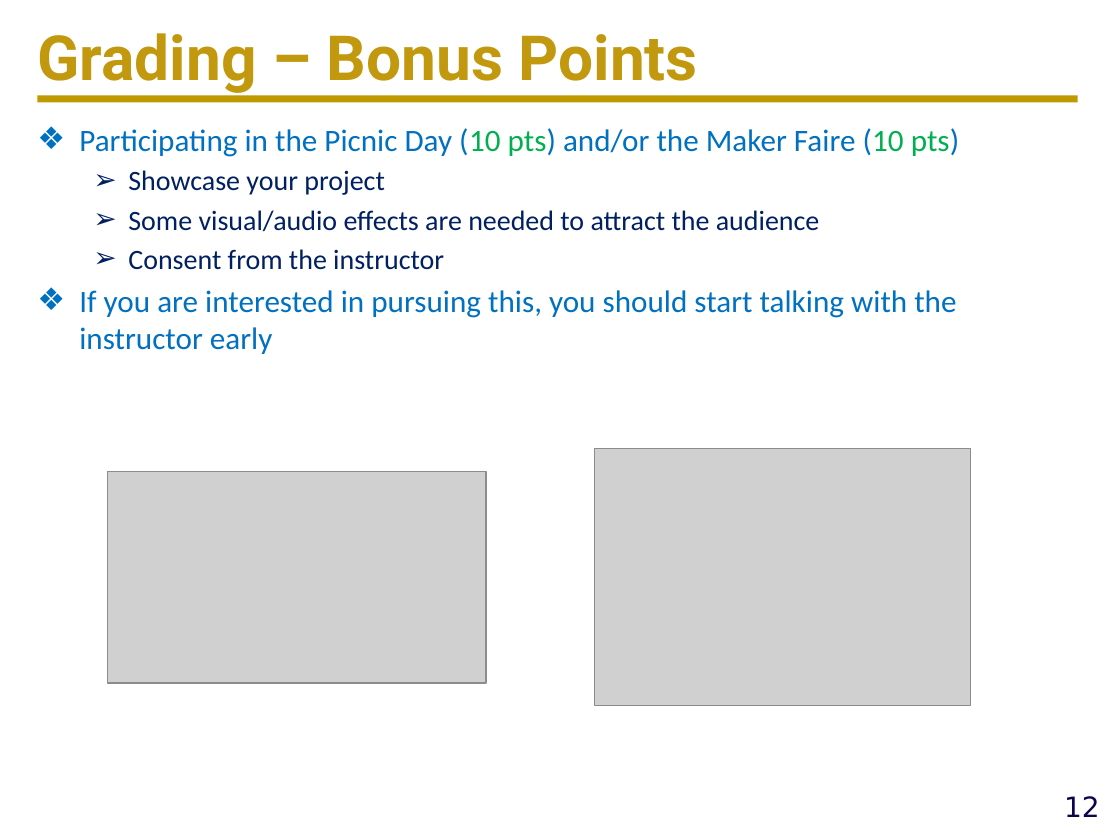
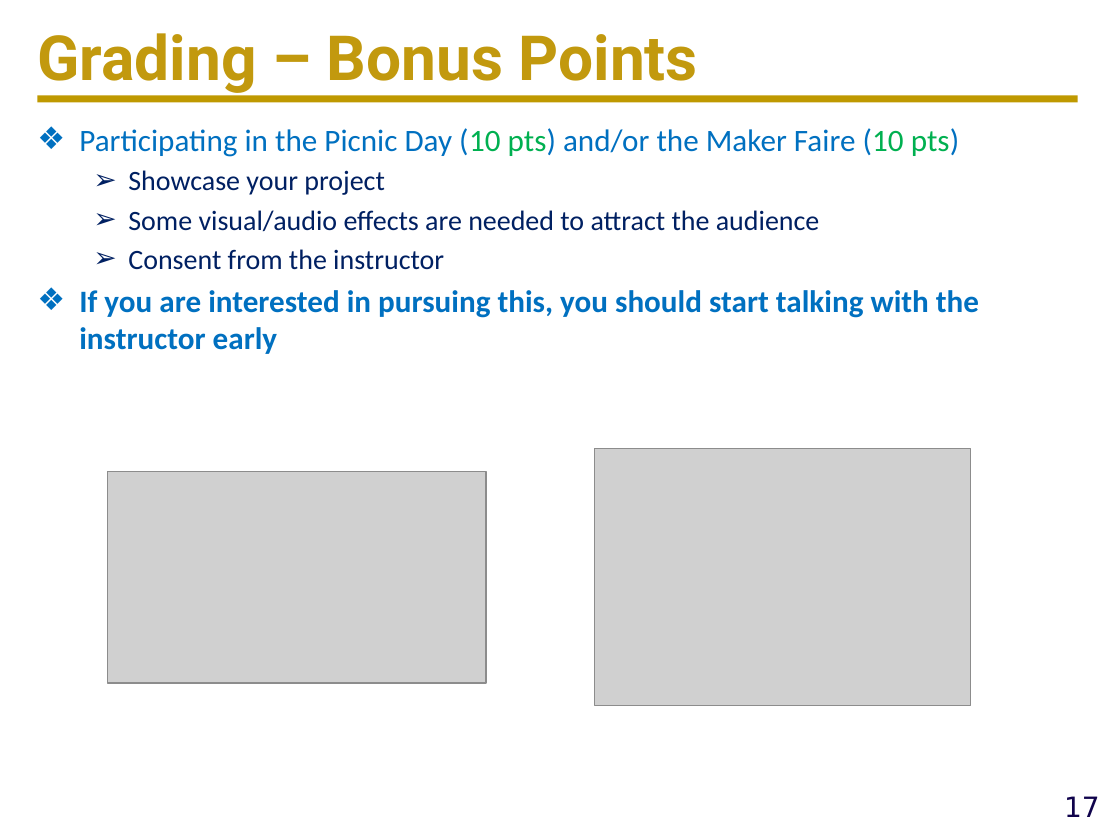
Before and after one commit to ucdart/UCD-EEC134, a slide deck: slide 17 of lectures/lec0/Lec0-CourseMechanisms.pptx (slide 12 before the commit). Drawn at 1120x840 pixels with LibreOffice and Linux fonts; fonts in the diff are those of the drawing; grey boxes stand for pictures; background and template pictures are left out. Boxes give left, top, right and bottom in pixels: in the first picture for what was removed or moved away, otherwise in the second. Text is boxed around its words. In the diff, an @@ line names an element or a change of style, - is before the commit and + after.

```diff
--- a/lectures/lec0/Lec0-CourseMechanisms.pptx
+++ b/lectures/lec0/Lec0-CourseMechanisms.pptx
@@ text at [79,290,979,354]: bold on in "If you are interested in pursuing this, ..." @@
@@ page number at [1064,796,1100,817]: text changed @@
-12
+17
```
Also in this commit, not shown: 7 other slides changed, 5 slides added, 4 other files.
